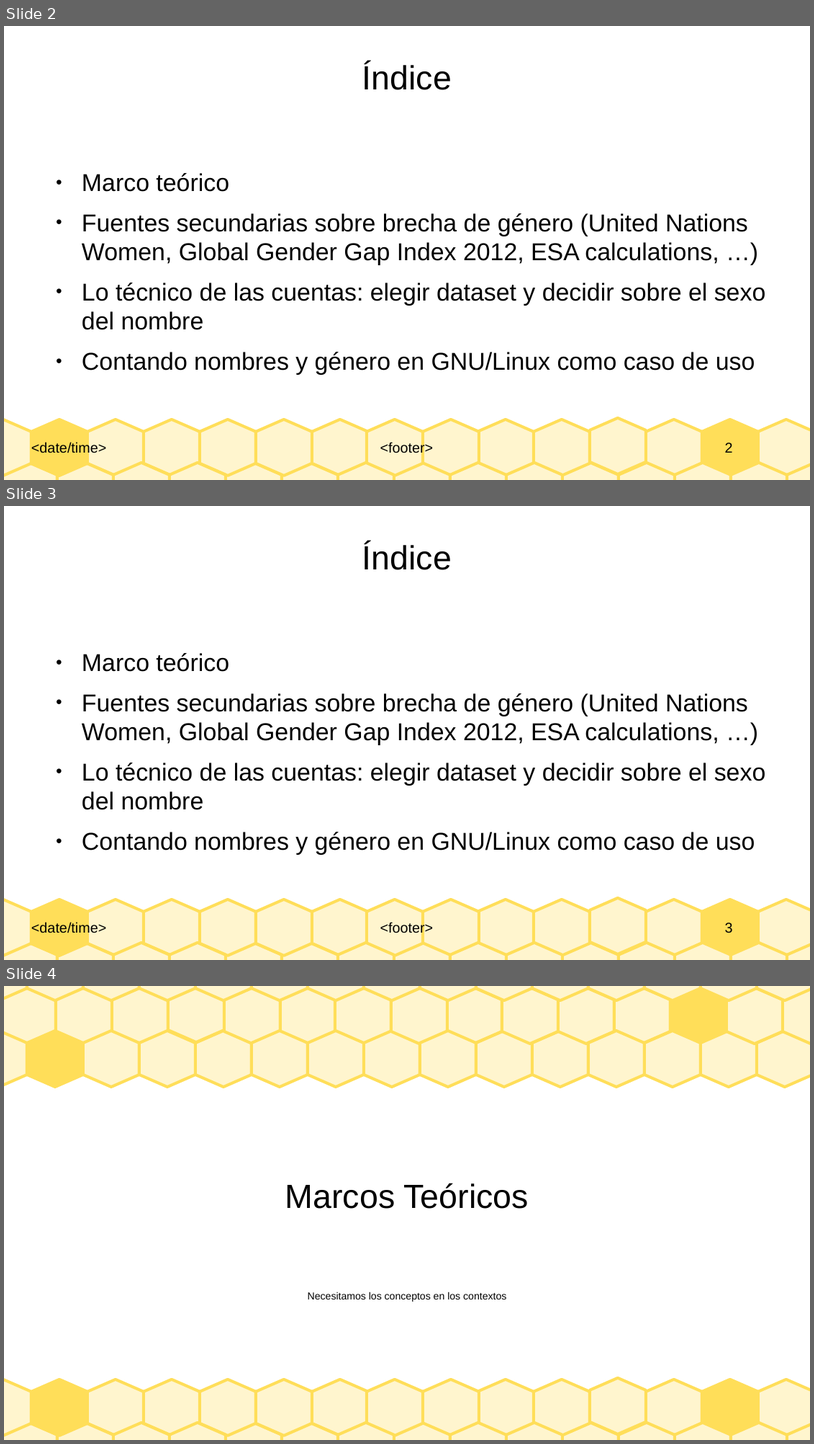
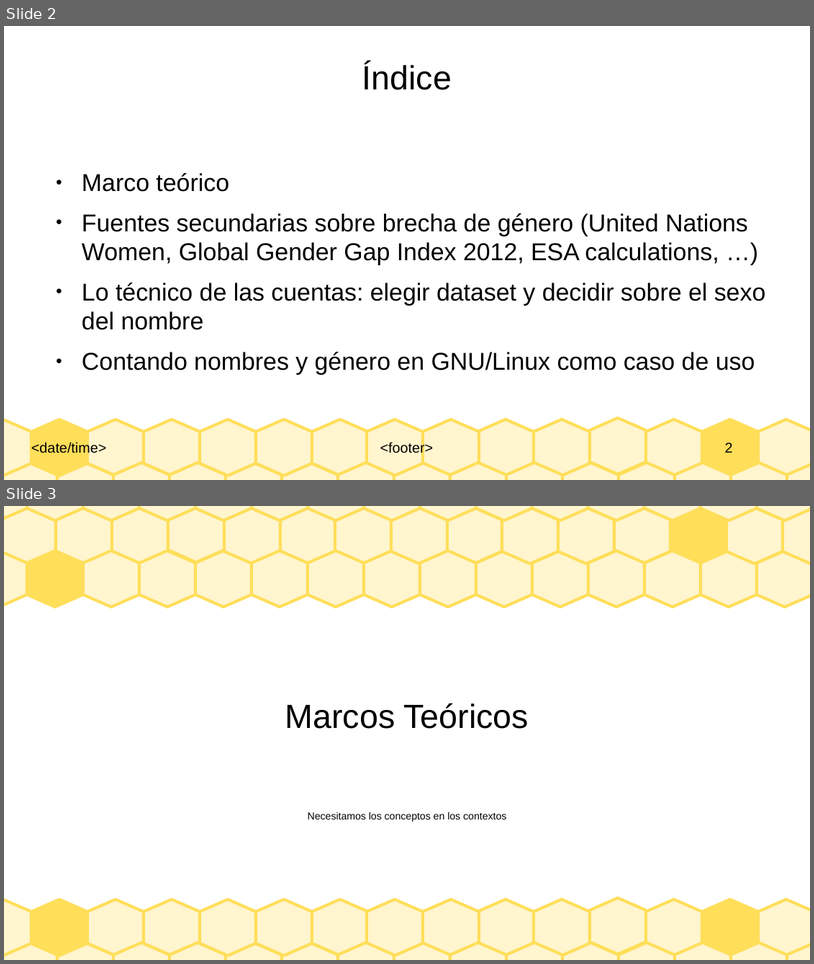
Before and after one commit to davidam/damegender, a slide deck: slides/brechagnulinux.odp. Shown one above the other, each under a label of ours: slides 2, 3 and 4 before the commit, slides 2 and 3 after it. The pictures are 814x1444 and 814x964 pixels, drawn with LibreOffice and Linux fonts; fonts in the diff are those of the drawing. Boxes give left, top, right and bottom in pixels: in the first picture for what was removed or moved away, otherwise in the second. Text is boxed around its words. In the diff, an @@ line names an element or a change of style, - is before the commit and + after.

Commit message:
slides/brechagnulinux.odp: little improvements

```diff
--- a/slides/brechagnulinux.odp
+++ b/slides/brechagnulinux.odp
@@ slide 3 removed at <box>4,506,810,960</box>, background #FFFFFF; not listed: 33 template elements that a slide beside it also shows @@
@@ title removed at <box>363,543,452,570</box> @@
-Índice
@@ text removed at <box>82,653,766,854</box> @@
-● Marco teórico
-● Fuentes secundarias sobre brecha de género (United Nations Women, Global Gender Gap Index 2012, ESA calculations, …)
-● Lo técnico de las cuentas: elegir dataset y decidir sobre el sexo del nombre
-● Contando nombres y género en GNU/Linux como caso de uso
@@ what was slide 4 is now slide 3 @@
```
